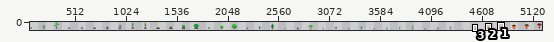
Two versions of one sprite sheet, Assets/Content/plant.png. The first picture is a wide view before the edit; the outline marks the close-up.
Close-up. Before the commit:
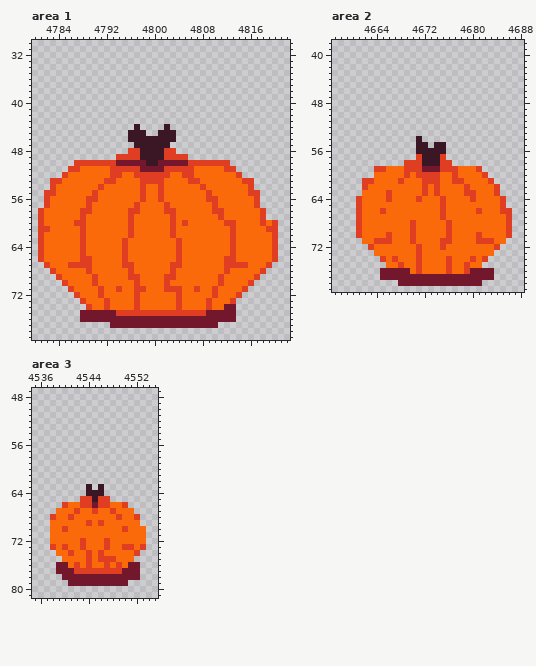
The file is 5248x128 pixels. Shown: area 1: x 4780..4822, y 30..79; area 2: x 4657..4688, y 38..79; area 3: x 4535..4555, y 47..81. The wide view leaves out empty margins. The commit also changed other parts of the picture, which this record leaves out.
The same view after the edit:
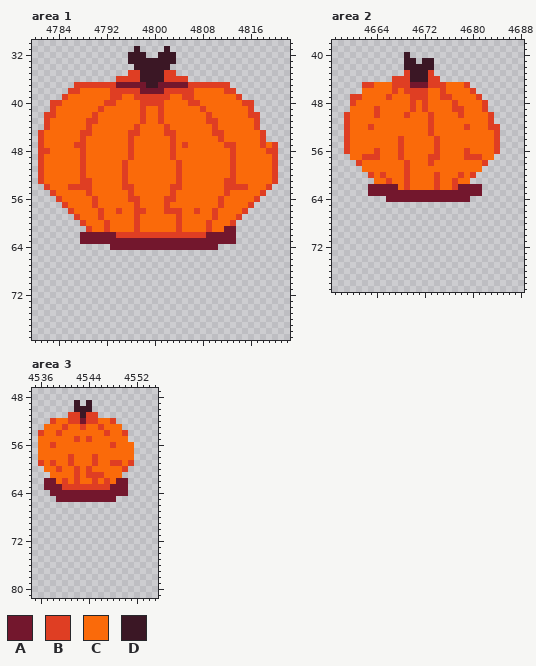
Palette (. is transparent): A #73172d  B #df3e23  C #fa6a0a  D #3b1725
Change:
Changed rows in their new state; - is an unchanged pixel.
Area 1:
first column x 4781:
31 ----------------D----D------------------
32 ---------------DDD--DDD-----------------
33 ---------------DDDDDDDD-----------------
34 ----------------DDDDDD------------------
35 ---------------BBDDDDBB-----------------
36 -------------BBBBDDDDBBBB---------------
37 ------BBBBBBBAAAAADDAAAAABBBBBBB--------
38 -----BBCCCCCBBBBBAAAABBBBBCCCCCBB-------
39 ----BCCCCCCCBBCCBBBBBBCCBBCCCCCCCB------
40 --BBCCCCCCCBBCCCCBBBBCCCCBBCCCCCCCBB----
41 --BCCCCCCCBCCCCCCBCCBCCCCCCBCCCCCCCB----
42 -BBCCCCCCBCCCCCCCBCCBCCCCCCCBCCCCCCBB---
43 -BCCCCCCBBCCCCCCCBCCBCCCCCCCBBCCCCCCB---
44 -BCCCCCCBCCCCCCCBCCCCBCCCCCCCBCCCCCCB---
45 BCCCCCCBBCCCCCCBBCCCCBBCCCCCCBBCCCCCCB--
46 BCCCCCCBCCCCCCCBCCCCCCBCCCCCCCBCCCCCCB--
47 BCCCCCBBCCCCCCCBCCCCCCBCBCCCCCCBBCCCCBCB
48 BBCCCCCBCCCCCCC-CCCCCC-CCCCCCCCCBCCCCCBB
49 BCCCCCCBCCCCCCC-CCCCCC-CCCCCCCCCBCCCCCCB
50 BCCCCCC-CCCCCCBCCCCCCCCBCCCCCCCCBCCCCCCB
51 BCCCCCCB----CC-CCCCCCCC-CC-----C-CCCCCCB
52 BCCCC--B----CCB-CCCCCC-BCC------BCCCCCCB
53 BCCC---BB--CC-B--CCCC--B-CC----BB-CCCCCB
54 -BC--BBBB-C---BB-C--C-BB---C---BBBBCCCB-
55 -.------BC-----B-C--C-B-----C--B---CCB--
56 -..B----C------BBC--CBB-----CCB---------
57 -...B---CB-------------------CB----B.---
58 .....B-CC-B--B-C-B-----B--B---C---B...--
59 ......BC--B----CB-----CB-----BC--B....--
60 .......----B---CB-----CBC---B--C-.......
61 ........B--B---CB-----CB----B--AA.......
62 .......AAAAAABB-BBBBBB-BBBBBAAAAA.......
63 .......AAAAAAAAAAAAAAAAAAAAAAAAAA.......
64 ............AAAAAAAAAAAAAAAAAA..........
65 ........................................
66 ........................................
67 -......................................-
68 --....................................--
69 ---..................................---
70 ----................................----
71 -----..............................-----
72 ------............................------
73 -------..........................-------
74 --------.........................-------
75 -------..........................-------
76 -------..........................-------
77 ------------..................----------
Area 2:
first column x 4659:
40 ----------D-----------------
41 ----------DD-DD-------------
42 ----------DDDDD-------------
43 ----------BDDDB-------------
44 --------BBBDDDBB------------
45 ---BBCCCBBBAAABBBCCCB-------
46 ---CCCCCBCBBBBCCBCCCCB------
47 -BBCCCCBCCCBBBCCBBCCCCB-----
48 -BCCCCCCCCCBCBCCCCBCCCCB----
49 -CCCCBCCCCCBCBCCCCBBCCCB----
50 BCCCCBCCCCBCCCBCCCCBCCCCB---
51 BCCCCCCCCCCCCCBCCCCCCCCCB---
52 BCCCBCCCCCCCCCBCCCCCBCCCBB--
53 BCCCCCCCCCCCCCBCCCCCCCCCCB--
54 BCCCCCCCCBCCCCCBCCCCCCCCCB--
55 BCCCCCCCCBCCCCCBCCCCCCCCCB--
56 BCCCCBCCCBCCCCCBCCCCBCCCCB--
57 -CCBBBCCCBCCCCBBCCCCBBBCC---
58 --BCCCCCCC-CCCBCCCCCCCCB----
59 ---CCCC----CCCCCCCC---C-----
60 ----B-B-----CCC---CB-B..----
61 ---..--B-CB--CC----C-....---
62 ---.AAAAA-B--C----BAAAA...--
63 ---.AAAAAAAAAAAAAAAAAAA...--
64 --.....AAAAAAAAAAAAAA......-
65 --.........................-
66 --..........................
67 --..........................
68 --..........................
69 --..........................
70 --..........................
71 ---........................-
72 ----......................--
73 -----....................---
74 ------..................----
75 -------................-----
76 ------...................---
77 ------...................---
78 ---------..............-----
Area 3:
first column x 4536:
49 ------D-D---------
50 ------DDD---------
51 -----BBDBB--------
52 --BCCBBABBCCB-----
53 -CCCBCCBCCBCCC----
54 BCCBCCCCCCCBCCB---
55 CCCCCCBCBCCCCCC---
56 CCBCCCCCCCCCBCCC--
57 CCCCCCCCCCCCCCCC--
58 CCCCCBCCCBCCCCCC--
59 BCBCCBCCCBCCBBCB--
60 -CCBCCBCBCCCCCB---
61 --CCCCBCBBBCCC----
62 -AACBCBCCBCBCAA---
63 -AAABBBBBBBBAAA---
64 --AAAAAAAAAAAAA---
65 ---AAAAAAAAAA-----
66 ----...........---
67 ---.............--
68 --...............-
69 --...............-
70 --................
71 --................
72 --................
73 --................
74 ---..............-
75 ----............--
76 ---..............-
77 ---..............-
78 ----.............-
79 -----..........---
